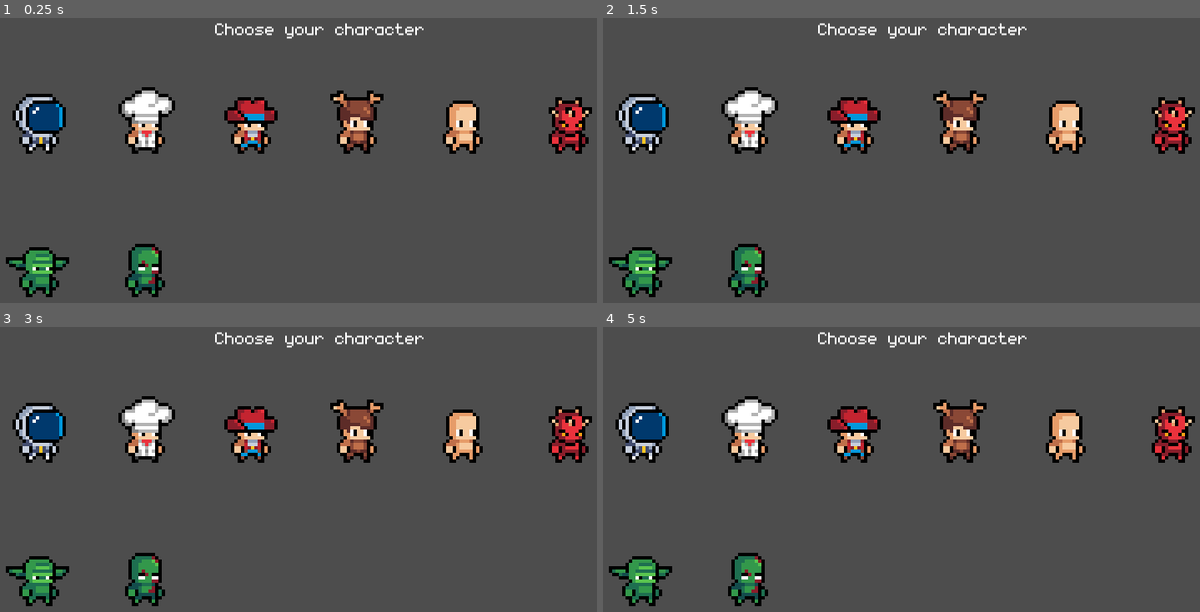
Above: before the commit, frames 1-4 (two rows, left to right).
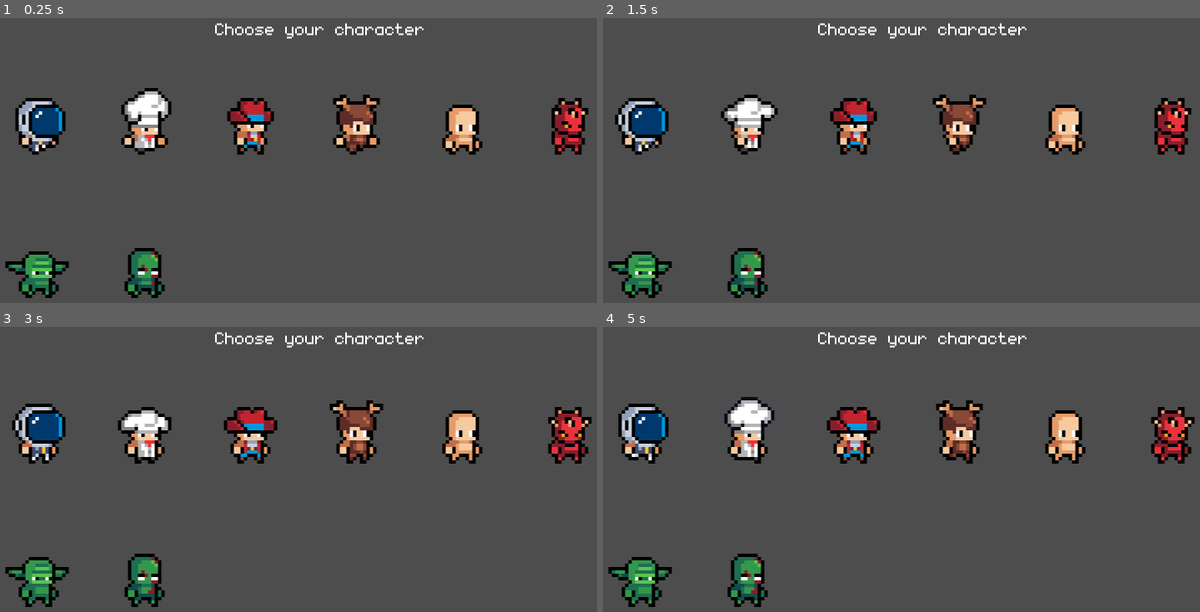
Above: after the commit, the same moments.

Repository: robcmills/godot-paintball
Game: Godot game, scene res://scenes/character_customizer.tscn
Two runs of this game, one before a commit and one after it. Both use one fixed random seed, a clock stepped at 60 frames per second and the inputs below. This scene is started directly instead of the project's main scene.
Inputs:
- Up to frame 1 (0.25 s): no input
- Up to frame 2 (1.5 s): tap Shift (run) at 0.6, 1.35 s
- Up to frame 3 (3 s): tap Shift (run) at 2.1, 2.85 s
- Up to frame 4 (5 s): tap Shift (run) at 3.6, 4.35 s

The runs differ from the first frame. In frame 1, 6.3% of the frame differs, in the area x 0-100%, y 24-99%; in frame 2, 6.6%; in frame 3, 3.7%; in frame 4, 3.7%.

Commit message:
Programatically add all preset characters to customizer

Diff:
--- a/project.godot
+++ b/project.godot
@@ -14,6 +14,11 @@
 run/main_scene="res://scenes/main.tscn"
 config/features=PackedStringArray("4.3", "GL Compatibility")
 config/icon="res://icon.svg"
+
+[autoload]
+
+Enums="*res://scripts/enums.gd"
+Globals="*res://scripts/globals.gd"
 
 [display]
 
--- a/scenes/character_customizer.tscn
+++ b/scenes/character_customizer.tscn
@@ -1,8 +1,7 @@
-[gd_scene load_steps=5 format=3 uid="uid://ds3lmcajkwbeq"]
+[gd_scene load_steps=4 format=3 uid="uid://ds3lmcajkwbeq"]
 
 [ext_resource type="FontFile" uid="uid://qmu7ttunkneb" path="res://assets/monogram.ttf" id="1_1ebr1"]
 [ext_resource type="Script" path="res://scripts/character_customizer.gd" id="1_oyich"]
-[ext_resource type="PackedScene" uid="uid://bo1hrdnuflfso" path="res://scenes/hippo_player.tscn" id="1_pwtk7"]
 
 [sub_resource type="LabelSettings" id="LabelSettings_13had"]
 font = ExtResource("1_1ebr1")
@@ -43,74 +42,3 @@
 layout_mode = 2
 size_flags_horizontal = 3
 size_flags_vertical = 3
-
-[node name="Control" type="Control" parent="VBoxContainer/ScrollContainer/HFlowContainer"]
-custom_minimum_size = Vector2(250, 340)
-layout_mode = 2
-
-[node name="Astronaut" parent="VBoxContainer/ScrollContainer/HFlowContainer/Control" instance=ExtResource("1_pwtk7")]
-position = Vector2(126, 298)
-scale = Vector2(8, 8)
-characterPreset = 0
-
-[node name="Control2" type="Control" parent="VBoxContainer/ScrollContainer/HFlowContainer"]
-custom_minimum_size = Vector2(250, 340)
-layout_mode = 2
-
-[node name="Chef" parent="VBoxContainer/ScrollContainer/HFlowContainer/Control2" instance=ExtResource("1_pwtk7")]
-position = Vector2(126, 298)
-scale = Vector2(8, 8)
-characterPreset = 1
-
-[node name="Control3" type="Control" parent="VBoxContainer/ScrollContainer/HFlowContainer"]
-custom_minimum_size = Vector2(250, 340)
-layout_mode = 2
-
-[node name="Cowboy" parent="VBoxContainer/ScrollContainer/HFlowContainer/Control3" instance=ExtResource("1_pwtk7")]
-position = Vector2(126, 298)
-scale = Vector2(8, 8)
-characterPreset = 2
-
-[node name="Control4" type="Control" parent="VBoxContainer/ScrollContainer/HFlowContainer"]
-custom_minimum_size = Vector2(250, 340)
-layout_mode = 2
-
-[node name="Deer" parent="VBoxContainer/ScrollContainer/HFlowContainer/Control4" instance=ExtResource("1_pwtk7")]
-position = Vector2(126, 298)
-scale = Vector2(8, 8)
-characterPreset = 3
-
-[node name="Control5" type="Control" parent="VBoxContainer/ScrollContainer/HFlowContainer"]
-custom_minimum_size = Vector2(250, 340)
-layout_mode = 2
-
-[node name="Human" parent="VBoxContainer/ScrollContainer/HFlowContainer/Control5" instance=ExtResource("1_pwtk7")]
-position = Vector2(126, 298)
-scale = Vector2(8, 8)
-
-[node name="Control6" type="Control" parent="VBoxContainer/ScrollContainer/HFlowContainer"]
-custom_minimum_size = Vector2(250, 340)
-layout_mode = 2
-
-[node name="Maul" parent="VBoxContainer/ScrollContainer/HFlowContainer/Control6" instance=ExtResource("1_pwtk7")]
-position = Vector2(126, 298)
-scale = Vector2(8, 8)
-characterPreset = 5
-
-[node name="Control7" type="Control" parent="VBoxContainer/ScrollContainer/HFlowContainer"]
-custom_minimum_size = Vector2(250, 340)
-layout_mode = 2
-
-[node name="Maul" parent="VBoxContainer/ScrollContainer/HFlowContainer/Control7" instance=ExtResource("1_pwtk7")]
-position = Vector2(126, 298)
-scale = Vector2(8, 8)
-characterPreset = 6
-
-[node name="Control8" type="Control" parent="VBoxContainer/ScrollContainer/HFlowContainer"]
-custom_minimum_size = Vector2(250, 340)
-layout_mode = 2
-
-[node name="Maul" parent="VBoxContainer/ScrollContainer/HFlowContainer/Control8" instance=ExtResource("1_pwtk7")]
-position = Vector2(126, 298)
-scale = Vector2(8, 8)
-characterPreset = 7
--- a/scenes/player.gd
+++ b/scenes/player.gd
@@ -1,3 +1,4 @@
+class_name HippoCharacter
 extends CharacterBody2D
 
 @onready var armorSprite: AnimatedSprite2D = $CompositeSprite/Armor
@@ -8,10 +9,31 @@
 @onready var headSprite: AnimatedSprite2D = $CompositeSprite/Head
 @onready var helmetSprite: AnimatedSprite2D = $CompositeSprite/Helmet
 
-enum PlayerAnimation { CLIMB, IDLE, READY, RUN }
+var sprites = [
+	armorSprite,
+	armsSprite,
+	bodySprite,
+	earsSprite,
+	eyesSprite,
+	headSprite,
+	helmetSprite,
+]
+
+# When duplicating player instances, need to manually reconnect
+# since @onready only connects once in _ready
+func getSprites():
+	armorSprite = get_node("CompositeSprite/Armor")
+	armsSprite = get_node("CompositeSprite/Arms")
+	bodySprite = get_node("CompositeSprite/Body")
+	earsSprite = get_node("CompositeSprite/Ears")
+	eyesSprite = get_node("CompositeSprite/Eyes")
+	headSprite = get_node("CompositeSprite/Head")
+	helmetSprite = get_node("CompositeSprite/Helmet")
+
+var PlayerAnimation := Enums.PlayerAnimation
 @export var animation := PlayerAnimation.IDLE
 
-func getPlayerAnimationString(playerAnimation: PlayerAnimation):
+func getPlayerAnimationString(playerAnimation: Enums.PlayerAnimation):
 	const ANIMATION_STRINGS = {
 		PlayerAnimation.CLIMB: "climb",
 		PlayerAnimation.IDLE: "idle",
@@ -20,7 +42,7 @@
 	}
 	return ANIMATION_STRINGS[playerAnimation]
 
-enum CharacterPreset { ASTRONAUT, CHEF, COWBOY, DEER, HUMAN, MAUL, YODA, ZOMBIE }
+var CharacterPreset := Enums.CharacterPreset
 @export var characterPreset := CharacterPreset.HUMAN
 
 const helmetPresets = [
@@ -35,7 +57,7 @@
 	CharacterPreset.DEER,
 ]
 
-func getCharacterPresetString(preset: CharacterPreset):
+func getCharacterPresetString(preset: Enums.CharacterPreset):
 	const PRESET_STRINGS = {
 		CharacterPreset.ASTRONAUT: "Astronaut",
 		CharacterPreset.CHEF: "Chef",
@@ -52,11 +74,15 @@
 	return getCharacterPresetString(characterPreset) + "_" + getPlayerAnimationString(animation)
 
 func playAnimation():
+	if null in sprites: getSprites()
+
 	var spriteAnimation = getSpriteAnimation()
-	bodySprite.play(spriteAnimation)
-	headSprite.play(spriteAnimation)
-	armsSprite.play(spriteAnimation)
-	eyesSprite.play(spriteAnimation)
+
+	if characterPreset not in helmetPresets:
+		bodySprite.play(spriteAnimation)
+		headSprite.play(spriteAnimation)
+		armsSprite.play(spriteAnimation)
+		eyesSprite.play(spriteAnimation)
 
 	if characterPreset == CharacterPreset.YODA:
 		earsSprite.play(spriteAnimation)
@@ -73,10 +99,12 @@
 
 func setCharacterPreset():
 	var spriteAnimation = getSpriteAnimation()
-	bodySprite.animation = spriteAnimation
-	headSprite.animation = spriteAnimation
-	eyesSprite.animation = spriteAnimation
-	armsSprite.animation = spriteAnimation
+
+	if characterPreset not in helmetPresets:
+		bodySprite.animation = spriteAnimation
+		headSprite.animation = spriteAnimation
+		eyesSprite.animation = spriteAnimation
+		armsSprite.animation = spriteAnimation
 
 	if characterPreset == CharacterPreset.YODA:
 		earsSprite.visible = true
--- a/scripts/character_customizer.gd
+++ b/scripts/character_customizer.gd
@@ -1,5 +1,31 @@
 extends Control
 
-# Called when the node enters the scene tree for the first time.
+var hippo_player_scene = preload("res://scenes/hippo_player.tscn")
+
+@onready var container: HFlowContainer = $VBoxContainer/ScrollContainer/HFlowContainer
+
+const animations = {
+	Enums.CharacterPreset.ASTRONAUT: Enums.PlayerAnimation.RUN,
+	Enums.CharacterPreset.CHEF: Enums.PlayerAnimation.RUN,
+	Enums.CharacterPreset.COWBOY: Enums.PlayerAnimation.IDLE,
+	Enums.CharacterPreset.DEER: Enums.PlayerAnimation.RUN,
+	Enums.CharacterPreset.HUMAN: Enums.PlayerAnimation.READY,
+	Enums.CharacterPreset.MAUL: Enums.PlayerAnimation.IDLE,
+	Enums.CharacterPreset.YODA: Enums.PlayerAnimation.READY,
+	Enums.CharacterPreset.ZOMBIE: Enums.PlayerAnimation.READY,
+}
+
 func _ready() -> void:
-	pass
+	for preset in Enums.CharacterPreset.values():
+		var control = Control.new()
+		control.name = str(preset)
+		control.custom_minimum_size = Vector2i(250, 340)
+		container.add_child(control)
+
+		var character = hippo_player_scene.instantiate()
+		character.characterPreset = preset
+		character.animation = animations[preset]
+		character.scale = Vector2i(8, 8)
+		character.position = Vector2i(125, 300)
+		character.playAnimation()
+		control.add_child(character)
--- /dev/null
+++ b/scripts/enums.gd
@@ -0,0 +1,14 @@
+extends Node
+
+enum CharacterPreset {
+	ASTRONAUT,
+	CHEF,
+	COWBOY,
+	DEER,
+	HUMAN,
+	MAUL,
+	YODA,
+	ZOMBIE,
+}
+
+enum PlayerAnimation { CLIMB, IDLE, READY, RUN }
--- /dev/null
+++ b/scripts/globals.gd
@@ -0,0 +1 @@
+extends Node
